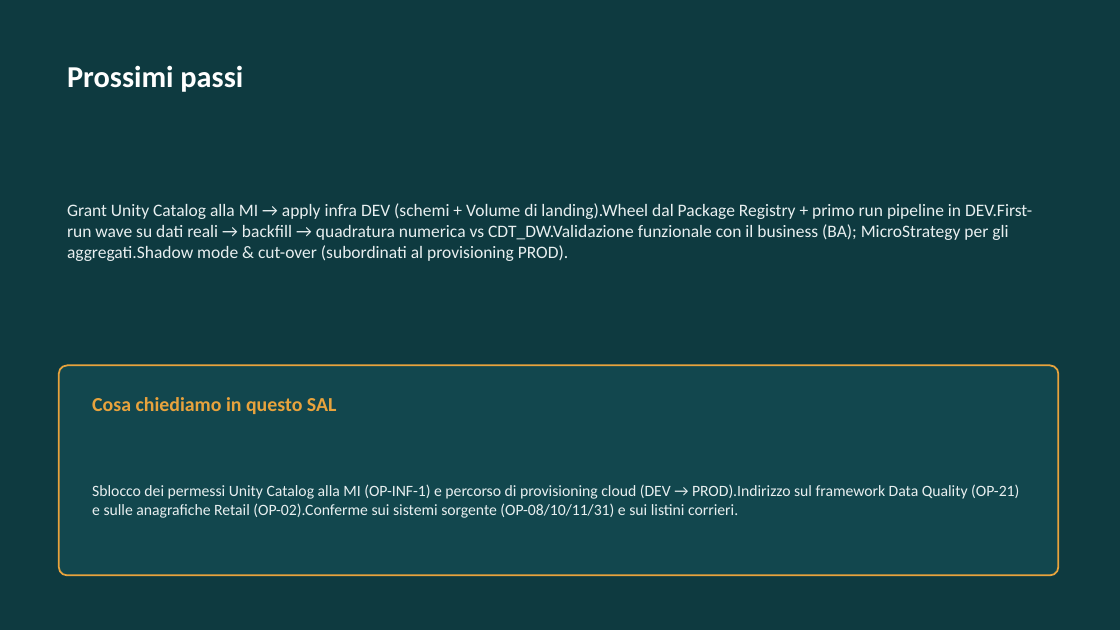
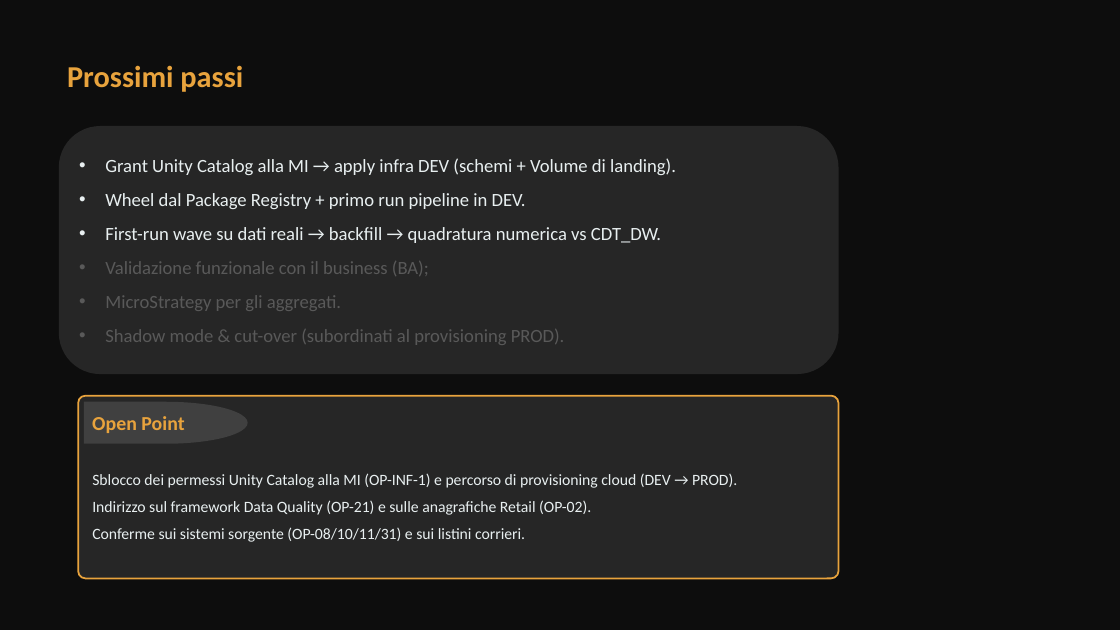
Before and after one commit to LuigiScrimitore/logistico-documentation, a slide deck: slide 8 of DOCS/piani/SAL_2026-08-27_Logistico2.0.pptx (slide 7 before the commit). Drawn at 1120x630 pixels with LibreOffice and Linux fonts; fonts in the diff are those of the drawing. Boxes give left, top, right and bottom in pixels: in the first picture for what was removed or moved away, otherwise in the second. Text is boxed around its words. In the diff, an @@ line names an element or a change of style, - is before the commit and + after.

```diff
--- a/DOCS/piani/SAL_2026-08-27_Logistico2.0.pptx
+++ b/DOCS/piani/SAL_2026-08-27_Logistico2.0.pptx
@@ background #0E3A40 to #0D0D0D @@
@@ text "Prossimi passi" at <box>67,65,243,92</box>: text colour #FFFFFF to #E8A33D @@
@@ rounded rectangle "Grant Unity Catalog alla MI ...": place and size @@
-rounded rectangle "Grant Unity Catalog alla MI ..." at <box>67,203,1032,261</box>
+rounded rectangle "Grant Unity Catalog alla MI ..." at <box>59,126,839,374</box>
@@ rounded rectangle "Grant Unity Catalog alla MI ..." at <box>59,126,839,374</box>: fill none to #262626 @@
@@ text in rounded rectangle at <box>105,158,676,345</box>: text changed; size 15 to 16 pt @@
-Grant Unity Catalog alla MI → apply infra DEV (schemi + Volume di landing).Wheel dal Package Registry + primo run pipeline in DEV.First-run wave su dati reali → backfill → quadratura numerica vs CDT_DW.Validazione funzionale con il business (BA); MicroStrategy per gli aggregati.Shadow mode & cut-over (subordinati al provisioning PROD).
+• Grant Unity Catalog alla MI → apply infra DEV (schemi + Volume di landing).
+• Wheel dal Package Registry + primo run pipeline in DEV.
+• First-run wave su dati reali → backfill → quadratura numerica vs CDT_DW.
+• Validazione funzionale con il business (BA);
+• MicroStrategy per gli aggregati.
+• Shadow mode & cut-over (subordinati al provisioning PROD).
@@ rounded rectangle: place and size @@
-rounded rectangle at <box>59,365,1059,576</box>
+rounded rectangle at <box>78,396,839,579</box>
@@ rounded rectangle at <box>78,396,839,579</box>: fill #12474E to #262626 @@
@@ flow chart delay added at <box>84,402,248,444</box>, fill #404040, 17 pt, text #E8A33D, bold @@
+Open Point
@@ text removed at <box>92,397,337,414</box> @@
-Cosa chiediamo in questo SAL
@@ text at <box>92,473,737,542</box>: text changed @@
-Sblocco dei permessi Unity Catalog alla MI (OP-INF-1) e percorso di provisioning cloud (DEV → PROD).Indirizzo sul framework Data Quality (OP-21) e sulle anagrafiche Retail (OP-02).Conferme sui sistemi sorgente (OP-08/10/11/31) e sui listini corrieri.
+Sblocco dei permessi Unity Catalog alla MI (OP-INF-1) e percorso di provisioning cloud (DEV → PROD).
+Indirizzo sul framework Data Quality (OP-21) e sulle anagrafiche Retail (OP-02).
+Conferme sui sistemi sorgente (OP-08/10/11/31) e sui listini corrieri.
```
Also in this commit, not shown: 5 other slides changed, 2 slides added, 1 slide removed, 1 other file.
